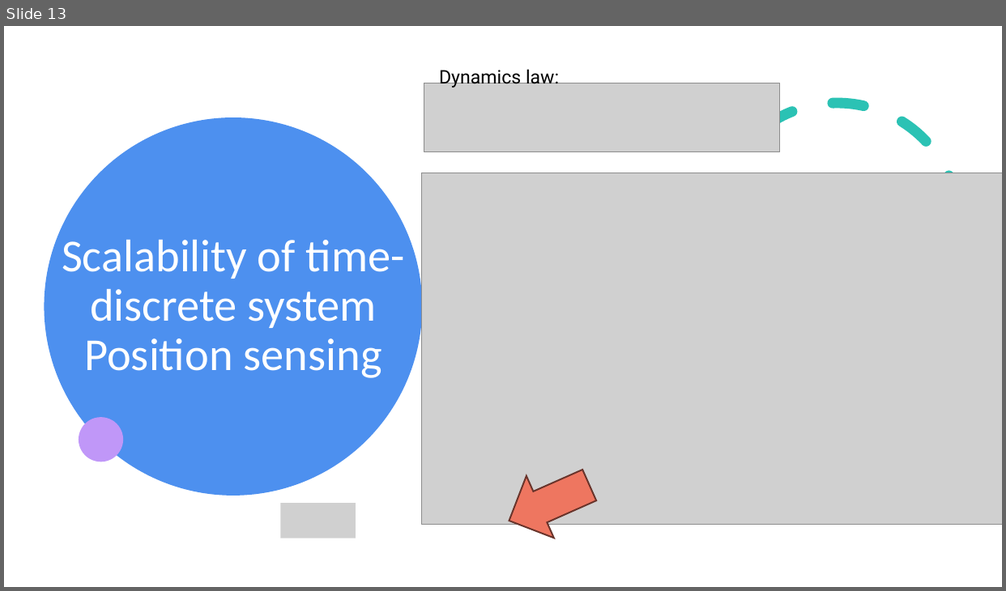
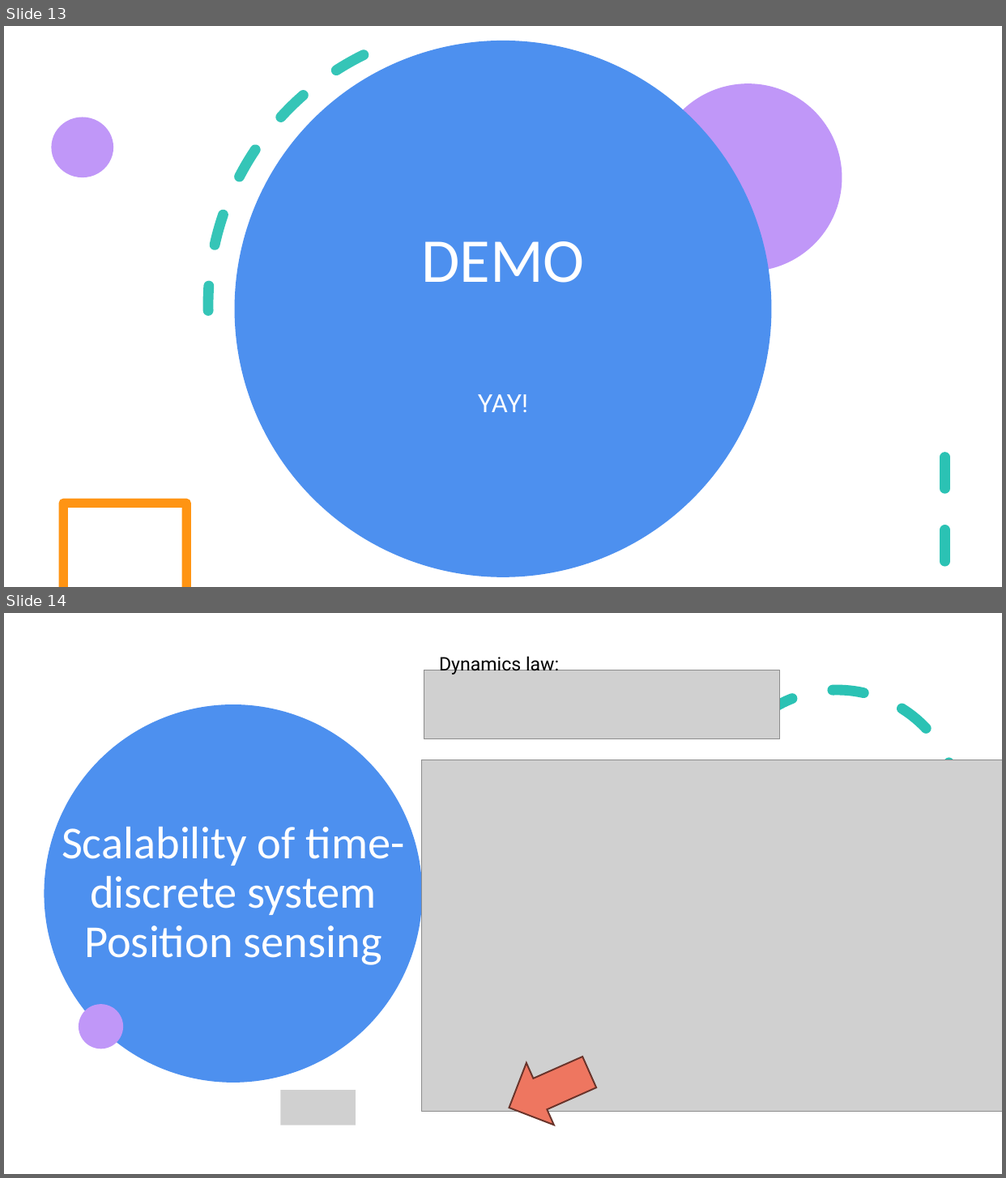
Before and after one commit to SagivTamir/Gathering-simulations, a slide deck: Agent-Based Gathering Simulations.pptx. Shown one above the other, each under a label of ours: slide 13 before the commit, slides 13 and 14 after it. The pictures are 1006x591 and 1006x1178 pixels, drawn with LibreOffice and Linux fonts; fonts in the diff are those of the drawing; grey boxes stand for pictures. Boxes give left, top, right and bottom in pixels: in the first picture for what was removed or moved away, otherwise in the second. Text is boxed around its words. In the diff, an @@ line names an element or a change of style, - is before the commit and + after.

```diff
--- a/Agent-Based Gathering Simulations.pptx
+++ b/Agent-Based Gathering Simulations.pptx
@@ slide 13 added at box(4, 26, 1002, 587), background #FFFFFF @@
@@ arc (boxed as its full ellipse) added at box(113, 26, 861, 587), outline #2BC2B4 10 pt dashed @@
@@ ellipse added at box(235, 41, 771, 577), fill #4D90EF @@
@@ ellipse added at box(654, 84, 842, 271), fill #C097F8 @@
@@ ellipse added at box(51, 118, 113, 178), fill #C097F8 @@
@@ title added at box(421, 241, 585, 283), 60 pt, text #FFFFFF @@
+DEMO
@@ subtitle added at box(478, 395, 528, 412), 24 pt, text #FFFFFF @@
+YAY!
@@ line added from (945, 457) to (945, 587), #2BC2B4 10 pt dashed @@
@@ freeform shape added at box(58, 499, 191, 587), fill #FF9413 @@
@@ what was slide 13 is now slide 14 @@
```
Also in this commit, not shown: 2 other files.
